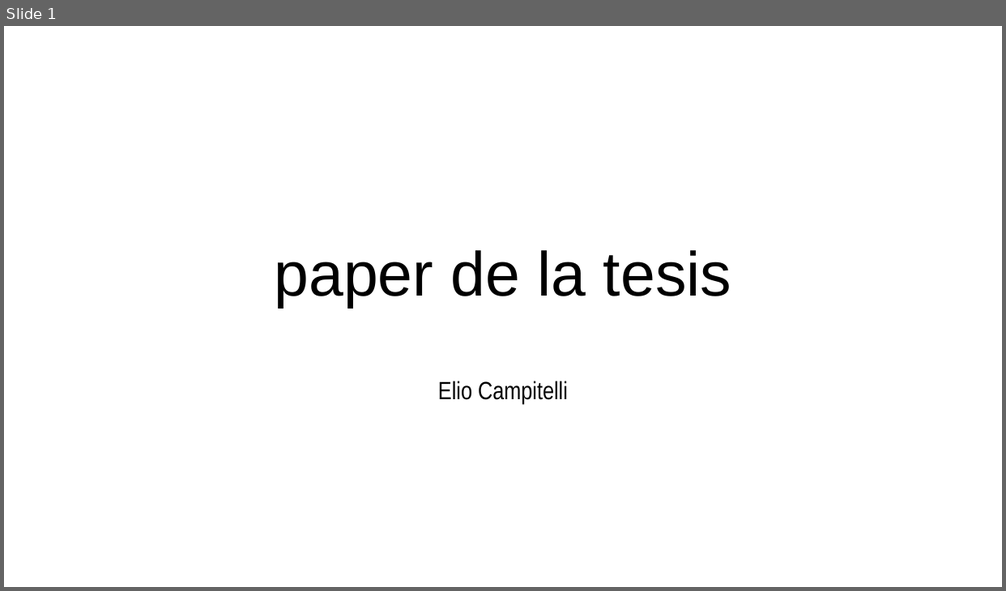
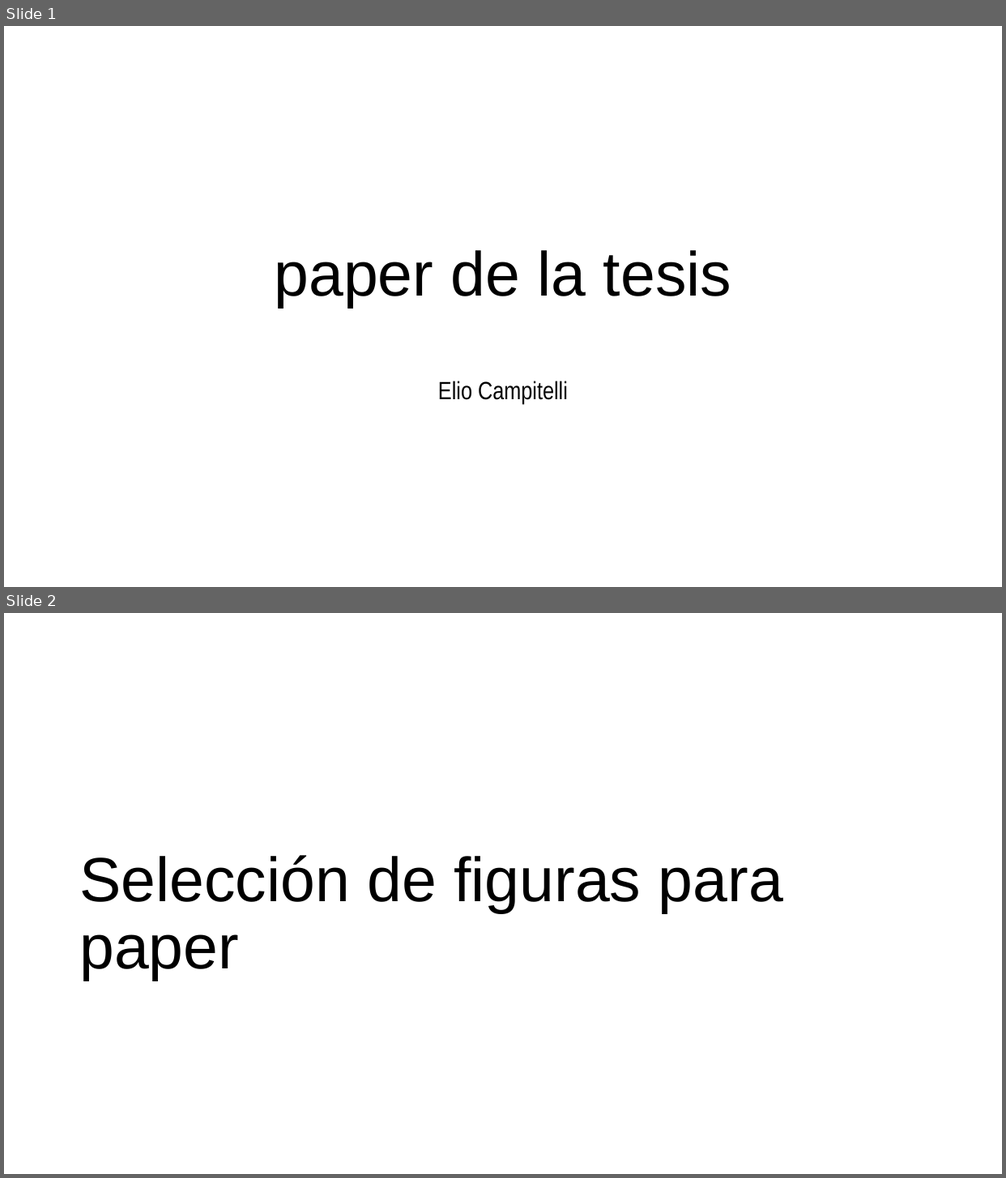
Before and after one commit to eliocamp/onda3, a slide deck: 06-paper_tesis.pptx. Shown one above the other, each under a label of ours: slide 1 before the commit, slides 1 and 2 after it. The pictures are 1006x591 and 1006x1178 pixels, drawn with LibreOffice and Linux fonts; fonts in the diff are those of the drawing. Boxes give left, top, right and bottom in pixels: in the first picture for what was removed or moved away, otherwise in the second. Text is boxed around its words. In the diff, an @@ line names an element or a change of style, - is before the commit and + after.

```diff
--- a/06-paper_tesis.pptx
+++ b/06-paper_tesis.pptx
@@ slide 2 added at bbox=[4, 613, 1002, 1174], background #FFFFFF @@
@@ title added at bbox=[79, 855, 783, 981], 60 pt, text #000000 @@
+Selección de figuras para paper
```
Also in this commit, not shown: 1 slide changed, 2 other slides added, 2 slides removed, 5 other files.
